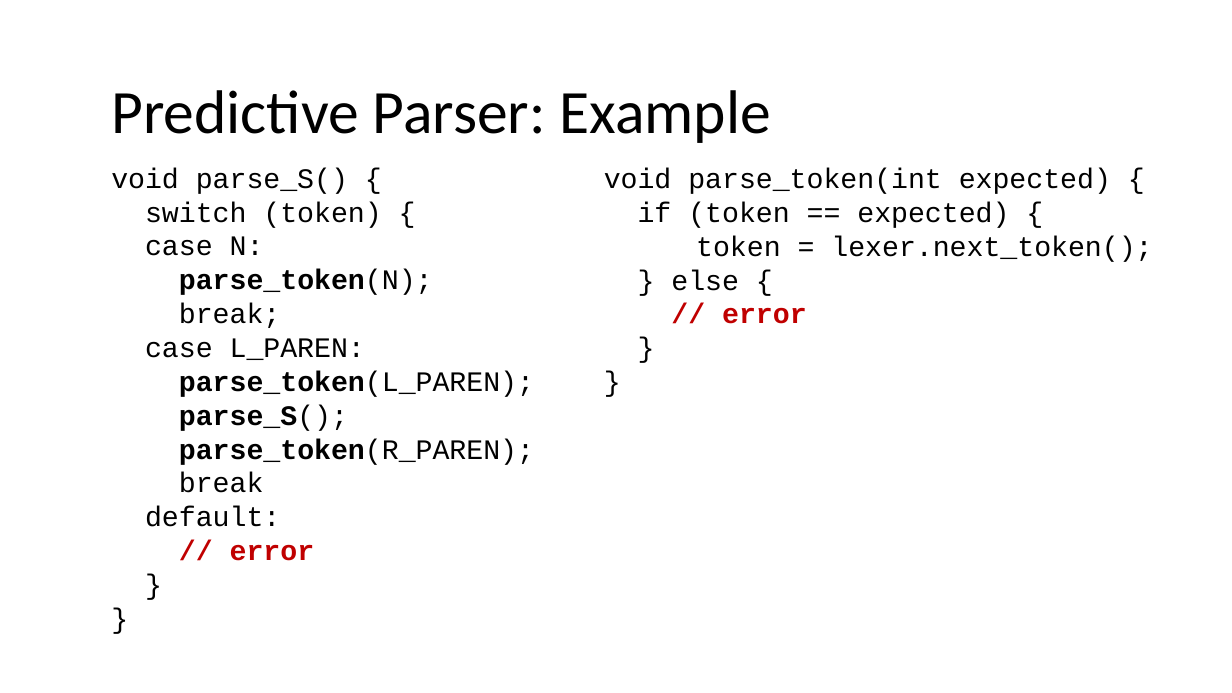
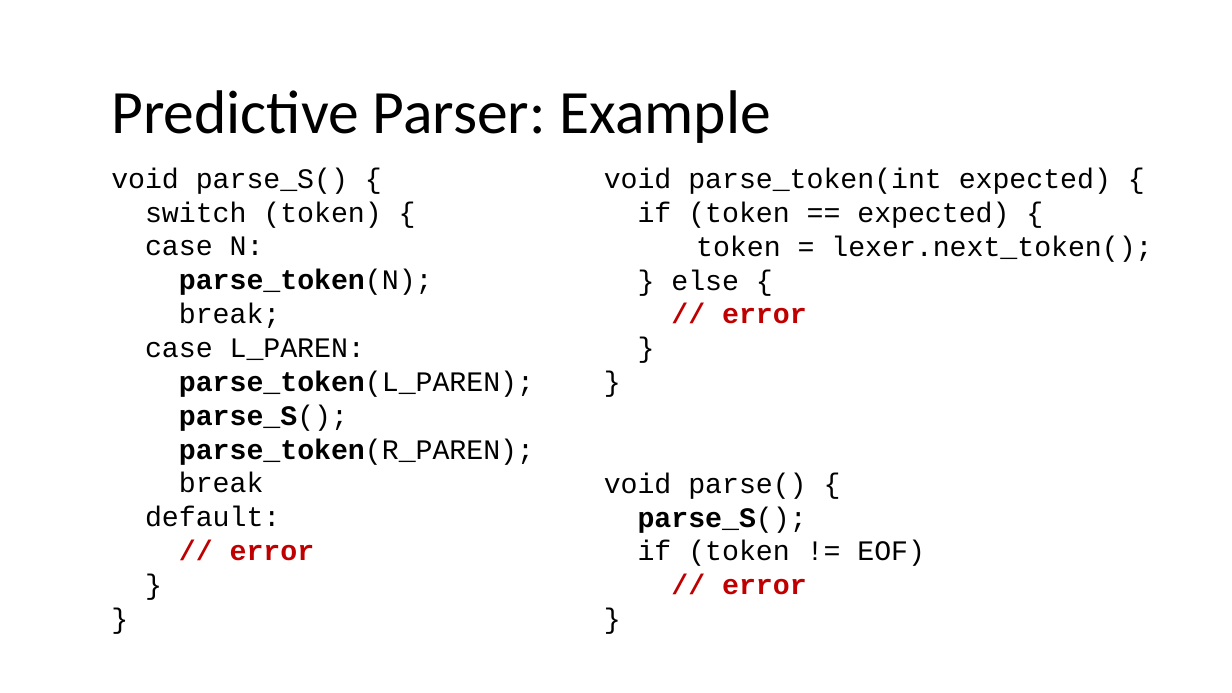
Before and after one commit to nivshani/compilation, a slide deck: slide 32 of slides/top_down_parsing.pptx. Drawn at 1232x693 pixels with LibreOffice and Linux fonts; fonts in the diff are those of the drawing. Boxes give left, top, right and bottom in pixels: in the first picture for what was removed or moved away, otherwise in the second. Text is boxed around its words. In the diff, an @@ line names an element or a change of style, - is before the commit and + after.

```diff
--- a/slides/top_down_parsing.pptx
+++ b/slides/top_down_parsing.pptx
@@ text at (x1=604, y1=473, x2=925, y2=595): paragraphs added @@
+void parse() {
+parse_S();
+if (token != EOF)
+// error
+}
```
Also in this commit, not shown: 2 other slides changed, 1 other file.
